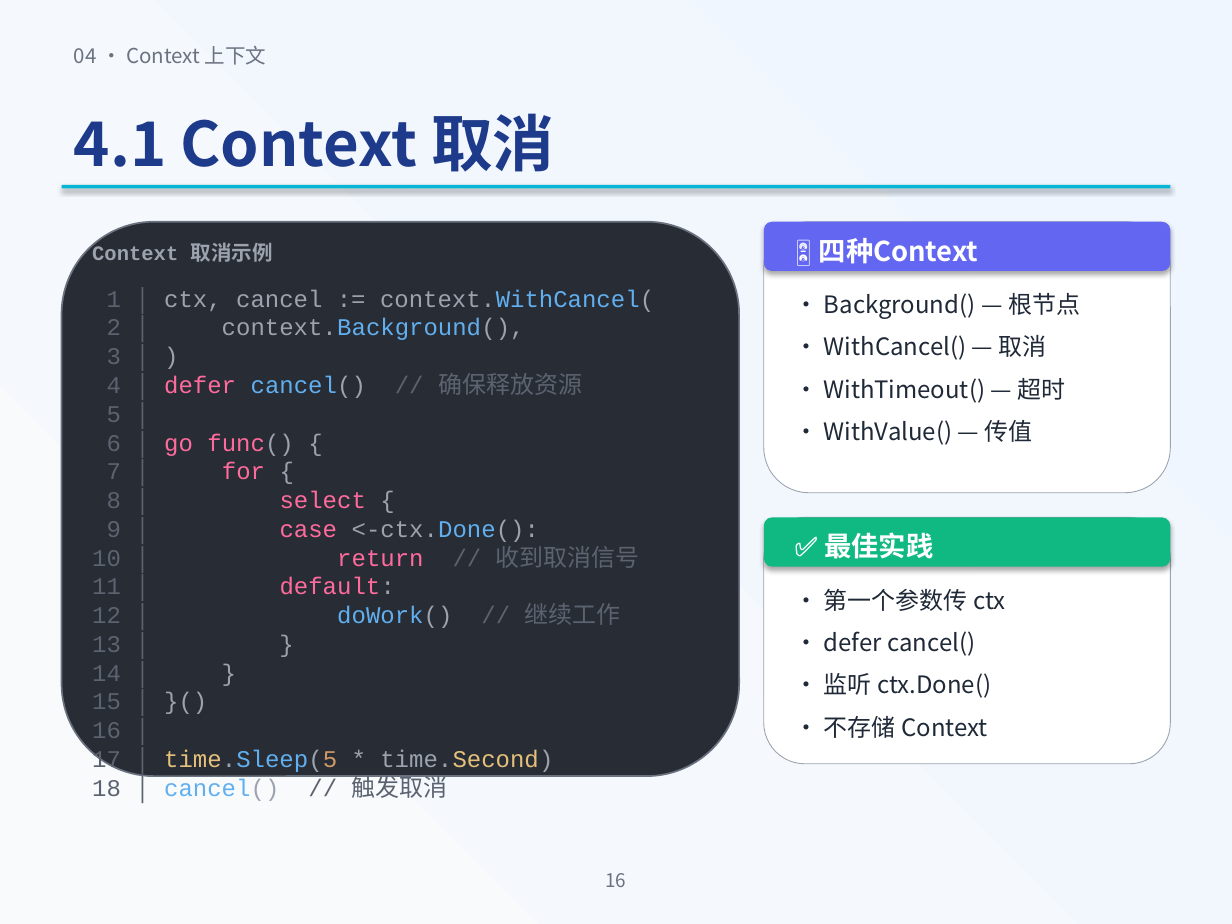
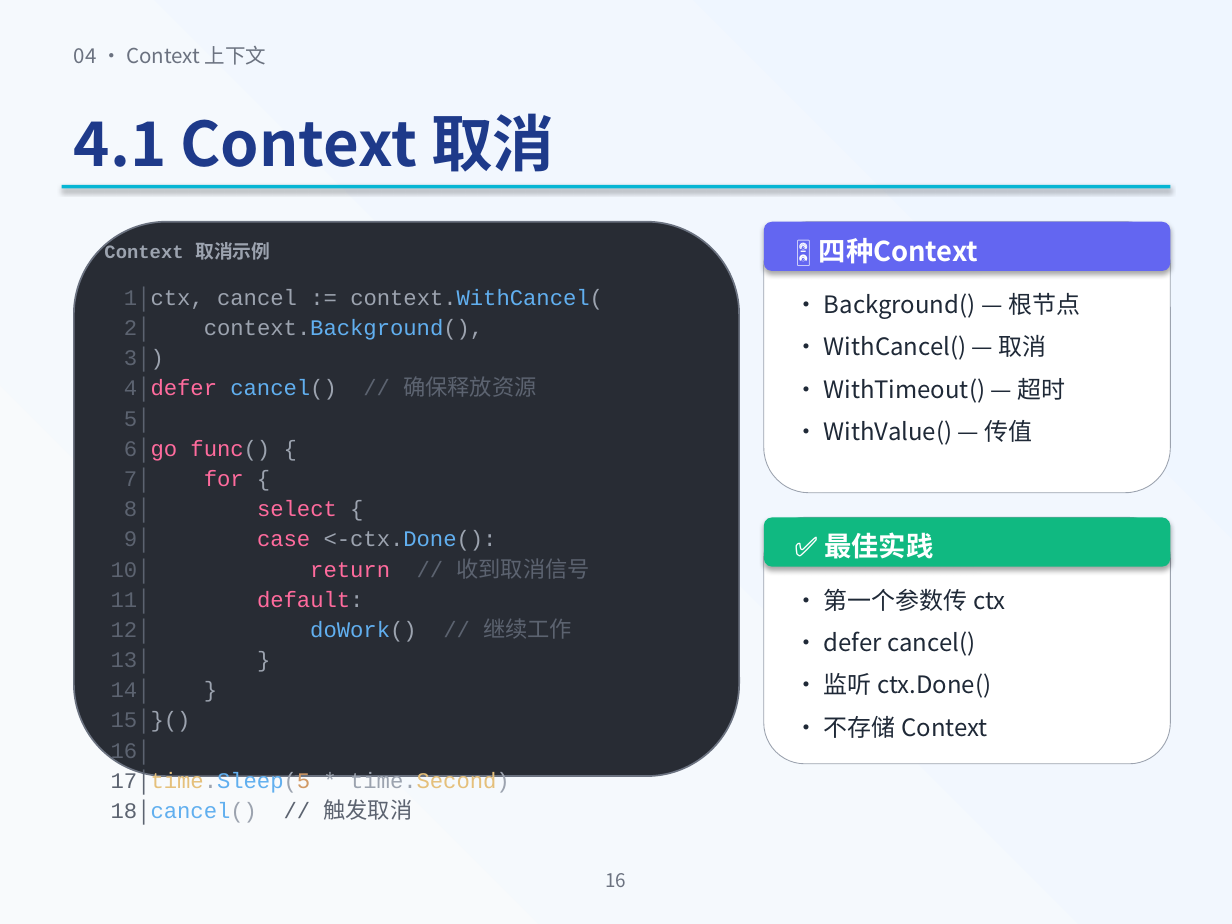
Before and after one commit to baiwangea/go-study, a slide deck: slide 13 of 03-go-concurrency/Go并发编程课程.pptx. Drawn at 1232x924 pixels with LibreOffice and Linux fonts; fonts in the diff are those of the drawing. Boxes give left, top, right and bottom in pixels: in the first picture for what was removed or moved away, otherwise in the second. Text is boxed around its words. In the diff, an @@ line names an element or a change of style, - is before the commit and + after.

```diff
--- a/03-go-concurrency/Go并发编程课程.pptx
+++ b/03-go-concurrency/Go并发编程课程.pptx
@@ rounded rectangle: place and size @@
-rounded rectangle at [62, 222, 739, 776]
+rounded rectangle at [74, 222, 739, 776]
@@ text "Context 取消示例": place and size @@
-text "Context 取消示例" at [92, 242, 273, 262]
+text "Context 取消示例" at [104, 242, 270, 260]
@@ text "Context 取消示例" at [104, 242, 270, 260]: size 12 to 11 pt @@
@@ text at [111, 289, 603, 825]: text changed; size 14 to 13 pt @@
-1 │ ctx, cancel := context.WithCancel(
-2 │ context.Background(),
-3 │ )
-4 │ defer cancel() // 确保释放资源
-5 │
-6 │ go func() {
-7 │ for {
-8 │ select {
-9 │ case <-ctx.Done():
-10 │ return // 收到取消信号
-11 │ default:
-12 │ doWork() // 继续工作
-13 │ }
-14 │ }
-15 │ }()
-16 │
-17 │ time.Sleep(5 * time.Second)
-18 │ cancel() // 触发取消
+1│ctx, cancel := context.WithCancel(
+2│ context.Background(),
+3│)
+4│defer cancel() // 确保释放资源
+5│
+6│go func() {
+7│ for {
+8│ select {
+9│ case <-ctx.Done():
+10│ return // 收到取消信号
+11│ default:
+12│ doWork() // 继续工作
+13│ }
+14│ }
+15│}()
+16│
+17│time.Sleep(5 * time.Second)
+18│cancel() // 触发取消
```
Also in this commit, not shown: 15 other slides changed, 1 other file.
